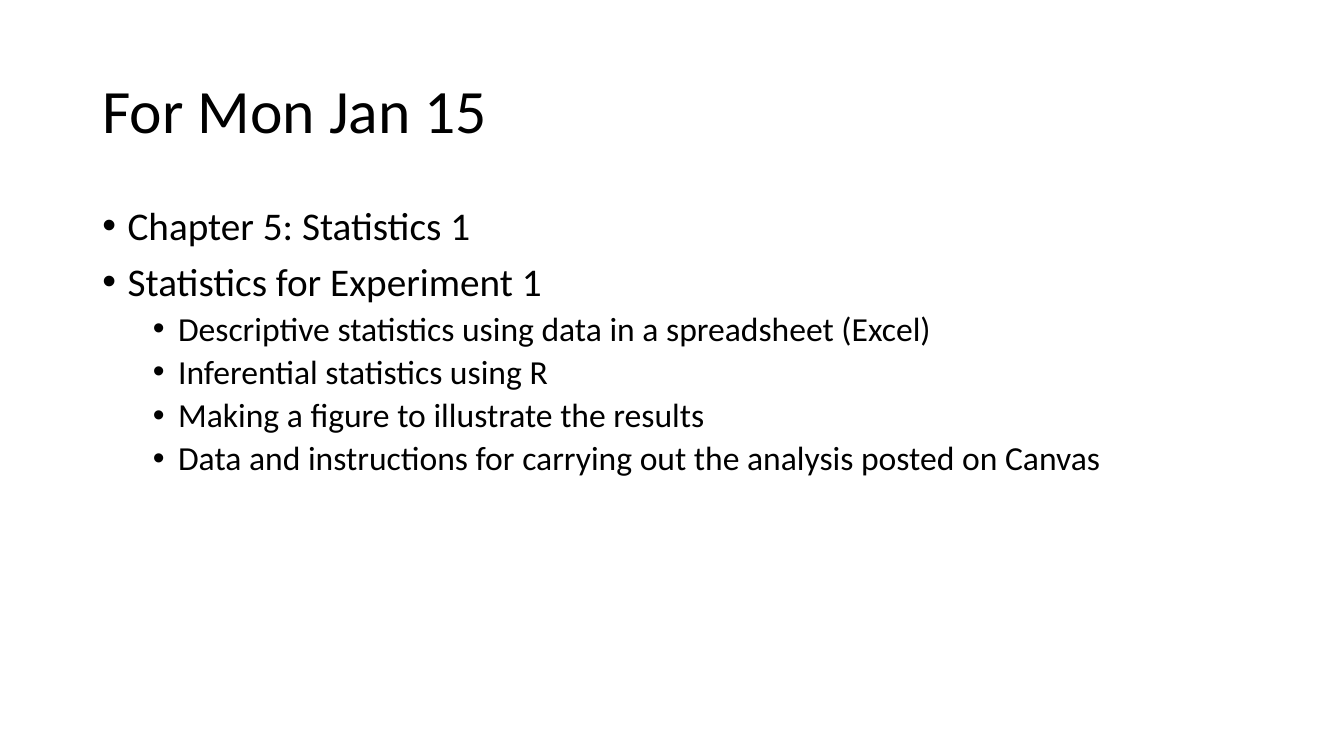
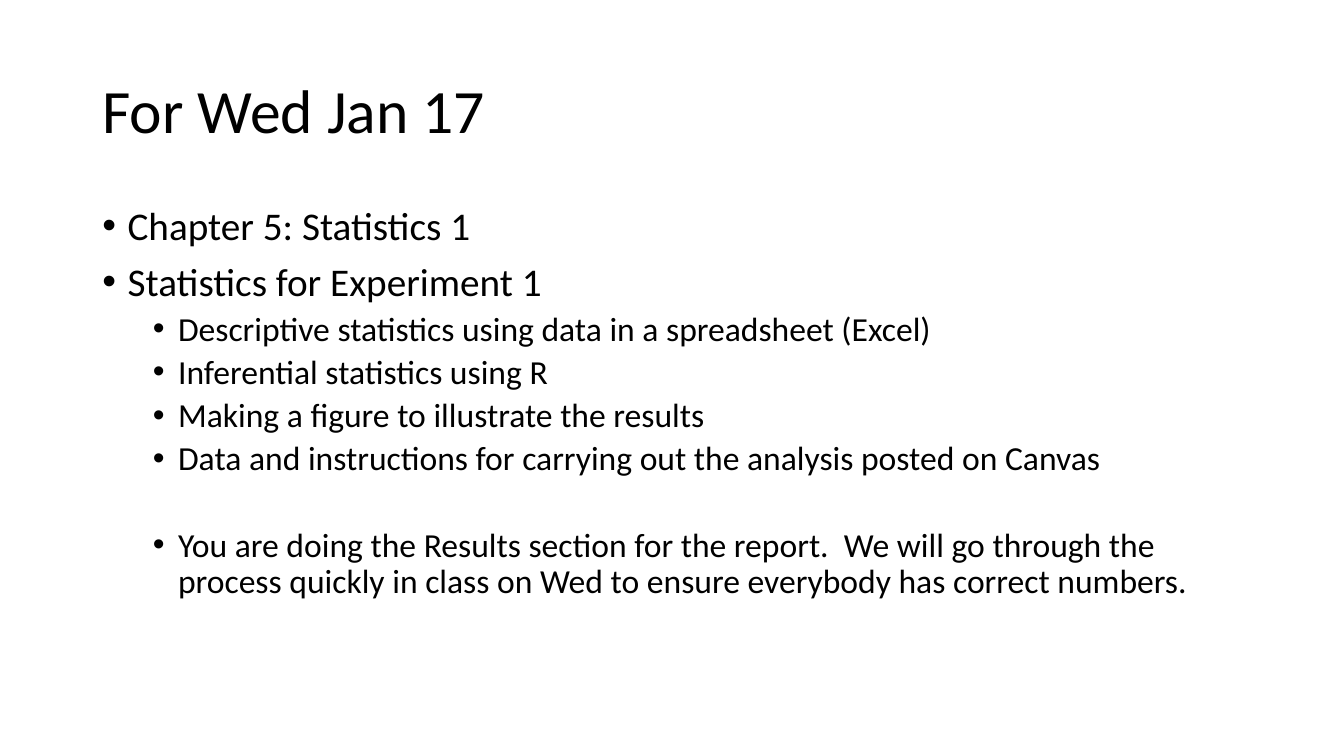
Before and after one commit to preber/Research-Methods, a slide deck: slide 22 of Class Slides 2024/Class 5.pptx (slide 18 before the commit). Drawn at 1344x756 pixels with LibreOffice and Linux fonts; fonts in the diff are those of the drawing. Boxes give left, top, right and bottom in pixels: in the first picture for what was removed or moved away, otherwise in the second. Text is boxed around its words. In the diff, an @@ line names an element or a change of style, - is before the commit and + after.

```diff
--- a/Class Slides 2024/Class 5.pptx
+++ b/Class Slides 2024/Class 5.pptx
@@ title at box(102, 90, 485, 134): text changed @@
-For Mon Jan 15
+For Wed Jan 17
@@ text at box(178, 533, 1186, 599): paragraph added @@
+  • You are doing the Results section for the report. We will go through the process quickly in class on Wed to ensure everybody has correct numbers.
```
Also in this commit, not shown: 2 other slides changed, 4 slides added, 35 other files.
